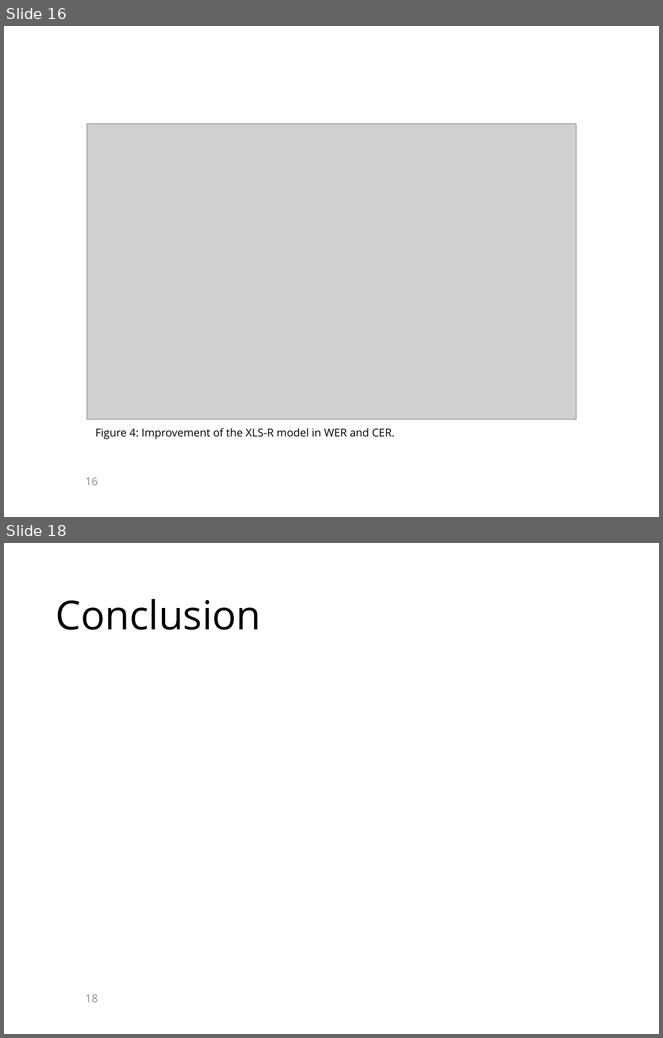
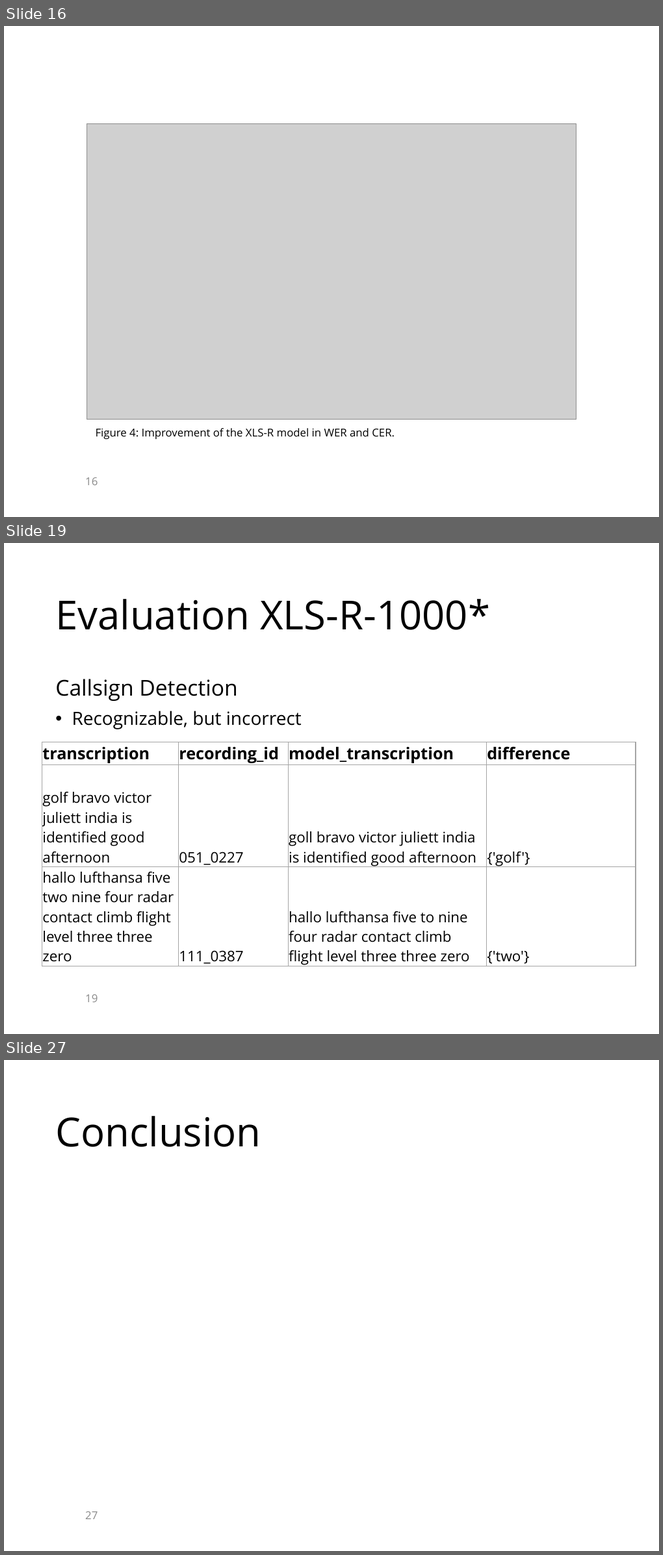
Before and after one commit to KaranChand/ATC, a slide deck: Thesis presentation ATC.pptx. Shown one above the other, each under a label of ours: slides 16 and 18 before the commit, slides 16, 19 and 27 after it; the slides between them are not shown. The pictures are 663x1038 and 663x1555 pixels, drawn with LibreOffice and Linux fonts; fonts in the diff are those of the drawing; grey boxes stand for pictures; background and template pictures are left out. Boxes give left, top, right and bottom in pixels: in the first picture for what was removed or moved away, otherwise in the second. Text is boxed around its words. In the diff, an @@ line names an element or a change of style, - is before the commit and + after.

```diff
--- a/Thesis presentation ATC.pptx
+++ b/Thesis presentation ATC.pptx
@@ slide 19 added at box(4, 543, 659, 1034), background picture (left out) @@
@@ title added at box(55, 599, 490, 630), 44 pt, text #000000 @@
+Evaluation XLS-R-1000*
@@ text added at box(55, 679, 302, 730), 20 pt, text #000000 @@
+Callsign Detection
+• Recognizable, but incorrect
@@ table added at box(42, 742, 635, 968), 3 rows, 4 columns @@
+transcription | recording_id | model_transcription | difference
+golf bravo victor juliett india is identified good afternoon | 051_0227 | goll bravo victor juliett india is identified good afternoon | {'golf'}
+hallo lufthansa five two nine four radar contact climb flight level three three zero | 111_0387 | hallo lufthansa five to nine four radar contact climb flight level three three zero | {'two'}
@@ page number added at box(85, 995, 98, 1003), 12 pt, text #8C8C8C @@
+19
@@ what was slide 18 is now slide 27 @@
@@ page number at box(85, 1512, 98, 1520): text changed @@
-18
+27
```
Also in this commit, not shown: 2 slides changed, 9 other slides added, 1 slide removed.
